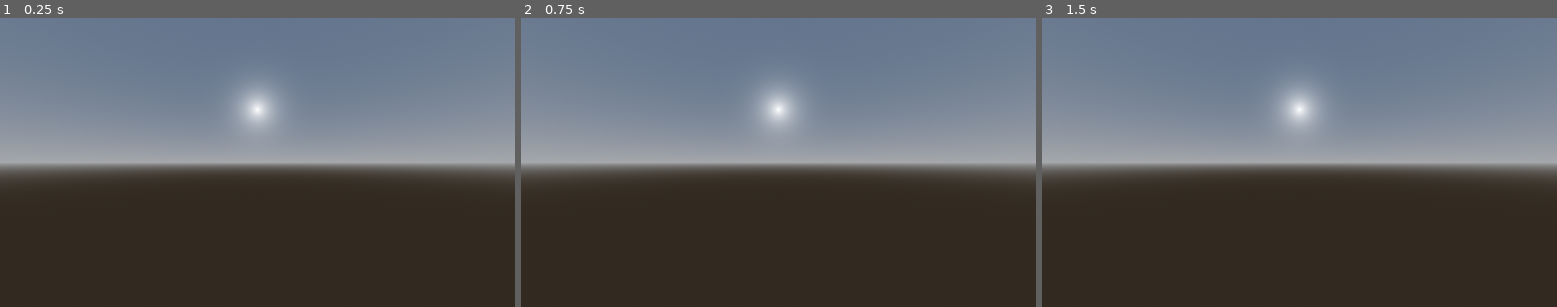
Above: before the commit, frames 1-3 (left to right).
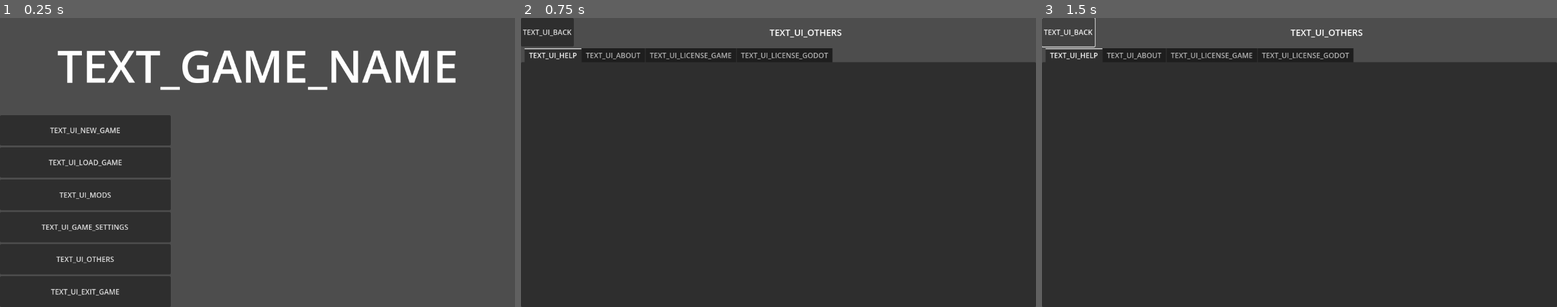
Above: after the commit, the same moments.

Repository: Neutron12138/The-Space
Game: Godot game, scene res://interfaces/start_menu.tscn
The game is run twice, just before and just after one commit, with the same random seed, the same clock (stepped at 60 frames per second) and the same inputs. Before the commit the project starts from res://tests/test.tscn. The engine's default icon, where the game draws it, is replaced by a stand-in: a white triangle on a blue panel in a dark square.
Inputs (mouse positions are in pixels of both pictures, inside the frame that each line leads up to):
- Up to frame 1 (0.25 s): no input
- Up to frame 2 (0.75 s): click (608, 257) at 0.5 s, where only the run after the commit has a clickable "TEXT_UI_OTHERS"
- Up to frame 3 (1.5 s): click (1067, 32) at 1.25 s, where only the run after the commit has a clickable "TEXT_UI_BACK"

The runs differ from the first frame. In frame 1, 84% of the frame differs, in the area x 0-100%, y 0-100%; in frame 2, 54%; in frame 3, 54%.

Commit message:
Add files via upload

Diff:
--- a/global/constants.gd
+++ b/global/constants.gd
@@ -1,4 +1,7 @@
 extends Node
+
+const AUTHOR : StringName = &"Neutron12138"
+const LICENSE_PATH : StringName = &"res://global/LICENSE.txt"
 
 const TEXT_GAME_NAME : StringName = &"TEXT_GAME_NAME"
 
@@ -14,7 +17,16 @@
 const TEXT_UI_LOAD_GAME : StringName = &"TEXT_UI_LOAD_GAME"
 const TEXT_UI_MODS : StringName = &"TEXT_UI_MODS"
 const TEXT_UI_GAME_SETTINGS : StringName = &"TEXT_UI_GAME_SETTINGS"
-const TEXT_UI_HELP : StringName = &"TEXT_UI_HELP"
+const TEXT_UI_OTHERS : StringName = &"TEXT_UI_OTHERS"
 const TEXT_UI_EXIT_GAME : StringName = &"TEXT_UI_EXIT_GAME"
 
+const TEXT_UI_BACK : StringName = &"TEXT_UI_BACK"
+
+const TEXT_UI_HELP : StringName = &"TEXT_UI_HELP"
+const TEXT_UI_ABOUT : StringName = &"TEXT_UI_ABOUT"
+
 const TEXT_UI_EXIT_GAME_OR_NOT : StringName = &"TEXT_UI_EXIT_GAME_OR_NOT"
+
+const TEXT_UI_ABOUT_TEXT : StringName = &"TEXT_UI_ABOUT_TEXT"
+const TEXT_UI_LICENSE_GODOT : StringName = &"TEXT_UI_LICENSE_GODOT"
+const TEXT_UI_LICENSE_GAME : StringName = &"TEXT_UI_LICENSE_GAME"
--- a/global/game_state.gd
+++ b/global/game_state.gd
@@ -21,7 +21,9 @@
 
 class Saver extends ResourceFormatSaver:
 	func _get_recognized_extensions(resource : Resource) -> PackedStringArray:
-		return [FILE_EXTENSION]
+		if resource is GameState:
+			return [FILE_EXTENSION]
+		return []
 
 	func _recognize(resource: Resource) -> bool:
 		return resource is GameState
--- a/global/resources.gd
+++ b/global/resources.gd
@@ -8,3 +8,4 @@
 const ConfirmationDialogScene : PackedScene = preload("res://interfaces/confirmation_dialog.tscn")
 
 const StartMenuScene : PackedScene = preload("res://interfaces/start_menu.tscn")
+const OthersScene : PackedScene = preload("res://interfaces/others.tscn")
--- /dev/null
+++ b/interfaces/others.gd
@@ -0,0 +1,9 @@
+extends VBoxContainer
+
+func _ready() -> void:
+	var file : FileAccess = FileAccess.open(Constants.LICENSE_PATH, FileAccess.READ)
+	$TabContainer/TEXT_UI_LICENSE_GAME/text.text = file.get_as_text()
+	$TabContainer/TEXT_UI_LICENSE_GODOT/text.text = Engine.get_license_text()
+
+func _on_back_pressed() -> void:
+	Global.change_scene.call_deferred(Resources.StartMenuScene.instantiate())
--- /dev/null
+++ b/interfaces/others.tscn
@@ -0,0 +1,70 @@
+[gd_scene load_steps=3 format=3 uid="uid://cu2cou5ls5e3m"]
+
+[ext_resource type="Script" path="res://interfaces/others.gd" id="1_v25rg"]
+[ext_resource type="Texture2D" uid="uid://burhsp8qn6fuv" path="res://assets/godot.svg" id="2_8ytyf"]
+
+[node name="Others" type="VBoxContainer"]
+anchors_preset = 15
+anchor_right = 1.0
+anchor_bottom = 1.0
+grow_horizontal = 2
+grow_vertical = 2
+script = ExtResource("1_v25rg")
+
+[node name="HBoxContainer" type="HBoxContainer" parent="."]
+layout_mode = 2
+size_flags_vertical = 3
+
+[node name="back" type="Button" parent="HBoxContainer"]
+layout_mode = 2
+size_flags_horizontal = 3
+text = "TEXT_UI_BACK"
+
+[node name="Label" type="Label" parent="HBoxContainer"]
+layout_mode = 2
+size_flags_horizontal = 3
+size_flags_vertical = 1
+size_flags_stretch_ratio = 9.0
+theme_override_font_sizes/font_size = 20
+text = "TEXT_UI_OTHERS"
+horizontal_alignment = 1
+vertical_alignment = 1
+
+[node name="TabContainer" type="TabContainer" parent="."]
+layout_mode = 2
+size_flags_vertical = 3
+size_flags_stretch_ratio = 9.0
+
+[node name="TEXT_UI_HELP" type="VBoxContainer" parent="TabContainer"]
+layout_mode = 2
+size_flags_vertical = 3
+
+[node name="TEXT_UI_ABOUT" type="VBoxContainer" parent="TabContainer"]
+visible = false
+layout_mode = 2
+size_flags_vertical = 3
+
+[node name="text" type="Label" parent="TabContainer/TEXT_UI_ABOUT"]
+layout_mode = 2
+text = "TEXT_UI_ABOUT_TEXT"
+
+[node name="TextureRect" type="TextureRect" parent="TabContainer/TEXT_UI_ABOUT"]
+layout_mode = 2
+texture = ExtResource("2_8ytyf")
+stretch_mode = 2
+
+[node name="TEXT_UI_LICENSE_GAME" type="ScrollContainer" parent="TabContainer"]
+visible = false
+layout_mode = 2
+
+[node name="text" type="Label" parent="TabContainer/TEXT_UI_LICENSE_GAME"]
+layout_mode = 2
+
+[node name="TEXT_UI_LICENSE_GODOT" type="ScrollContainer" parent="TabContainer"]
+visible = false
+layout_mode = 2
+
+[node name="text" type="Label" parent="TabContainer/TEXT_UI_LICENSE_GODOT"]
+layout_mode = 2
+
+[connection signal="pressed" from="HBoxContainer/back" to="." method="_on_back_pressed"]
--- a/interfaces/start_menu.gd
+++ b/interfaces/start_menu.gd
@@ -15,8 +15,8 @@
 func _on_game_settings_pressed() -> void:
 	pass
 
-func _on_help_pressed() -> void:
-	pass
+func _on_others_pressed() -> void:
+	Global.change_scene.call_deferred(Resources.OthersScene.instantiate())
 
 func _on_exit_game_pressed() -> void:
 	Global.exit_game_or_not()
--- a/interfaces/start_menu.tscn
+++ b/interfaces/start_menu.tscn
@@ -49,11 +49,11 @@
 size_flags_vertical = 3
 text = "TEXT_UI_GAME_SETTINGS"
 
-[node name="help" type="Button" parent="HBoxContainer/buttons"]
+[node name="others" type="Button" parent="HBoxContainer/buttons"]
 layout_mode = 2
 size_flags_horizontal = 3
 size_flags_vertical = 3
-text = "TEXT_UI_HELP"
+text = "TEXT_UI_OTHERS"
 
 [node name="exit_game" type="Button" parent="HBoxContainer/buttons"]
 layout_mode = 2
@@ -69,5 +69,5 @@
 [connection signal="pressed" from="HBoxContainer/buttons/load_game" to="." method="_on_load_game_pressed"]
 [connection signal="pressed" from="HBoxContainer/buttons/mods" to="." method="_on_mods_pressed"]
 [connection signal="pressed" from="HBoxContainer/buttons/game_settings" to="." method="_on_game_settings_pressed"]
-[connection signal="pressed" from="HBoxContainer/buttons/help" to="." method="_on_help_pressed"]
+[connection signal="pressed" from="HBoxContainer/buttons/others" to="." method="_on_others_pressed"]
 [connection signal="pressed" from="HBoxContainer/buttons/exit_game" to="." method="_on_exit_game_pressed"]
--- a/project.godot
+++ b/project.godot
@@ -12,7 +12,7 @@
 
 config/name="The Space"
 config/tags=PackedStringArray("project")
-run/main_scene="res://tests/test.tscn"
+run/main_scene="res://interfaces/start_menu.tscn"
 run/main_loop_type="Main"
 config/features=PackedStringArray("4.2", "Mobile")
 config/icon="res://assets/godot.svg"
--- a/translations/zh_CN.json
+++ b/translations/zh_CN.json
@@ -15,9 +15,18 @@
 		"TEXT_UI_LOAD_GAME" : "加载游戏",
 		"TEXT_UI_MODS" : "Mods",
 		"TEXT_UI_GAME_SETTINGS" : "游戏设置",
-		"TEXT_UI_HELP" : "帮助",
+		"TEXT_UI_OTHERS" : "其他",
 		"TEXT_UI_EXIT_GAME" : "退出游戏",
 
-		"TEXT_UI_EXIT_GAME_OR_NOT" : "是否退出游戏？"
+		"TEXT_UI_BACK" : "返回",
+
+		"TEXT_UI_HELP" : "帮助",
+		"TEXT_UI_ABOUT" : "关于",
+
+		"TEXT_UI_EXIT_GAME_OR_NOT" : "是否退出游戏？",
+
+		"TEXT_UI_ABOUT_TEXT" : "作者：Neutron12138\n引擎：Godot Engine",
+		"TEXT_UI_LICENSE_GODOT" : "Godot Engine 许可证",
+		"TEXT_UI_LICENSE_GAME" : "本游戏许可证"
 	}
 }
Not shown, added: global/LICENSE.txt
